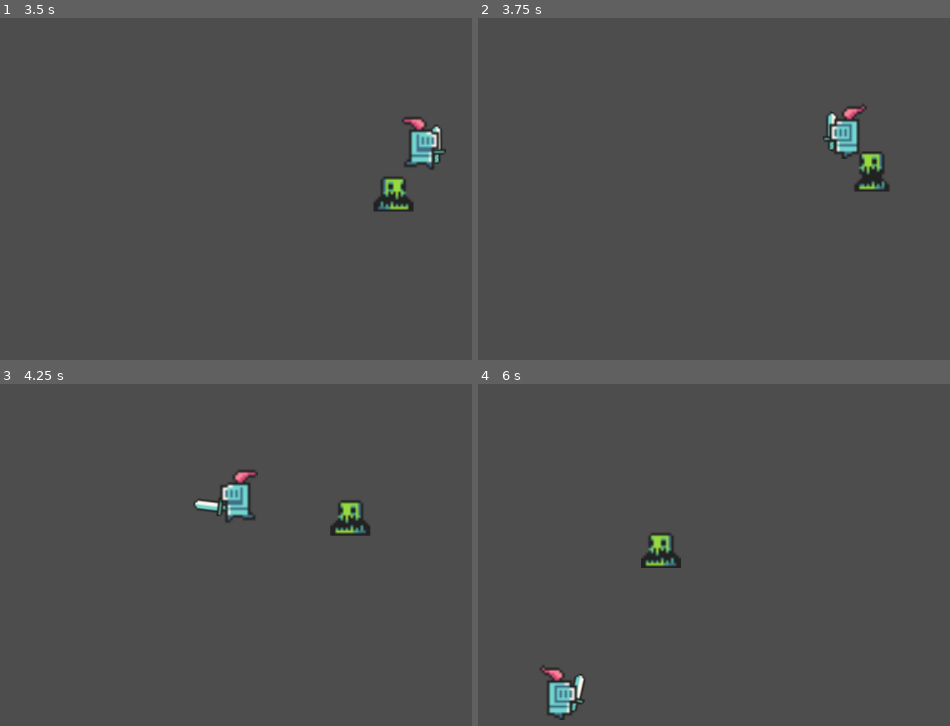
Above: before the commit, frames 1-4 (two rows, left to right).
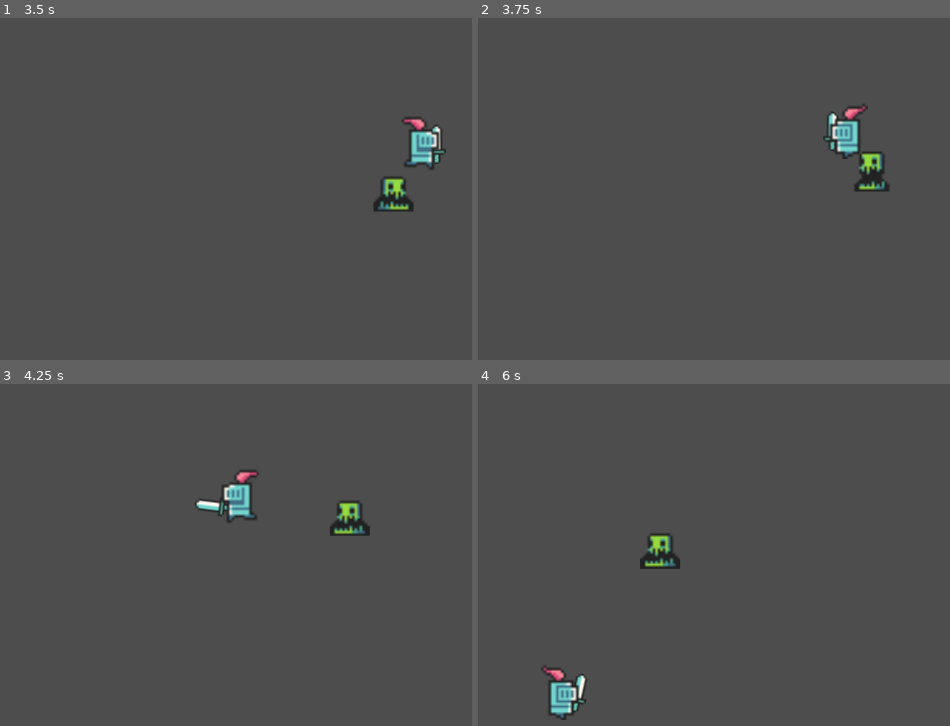
Above: after the commit, the same moments.

Repository: jonathanle03/Bear-Hack-2024-Project
Game: Godot game, scene res://main.tscn
The game is run twice, just before and just after one commit, with the same random seed, the same clock (stepped at 60 frames per second) and the same inputs.
Inputs (mouse positions are in pixels of both pictures, inside the frame that each line leads up to):
- Up to frame 1 (3.5 s): move the mouse to (outside the picture) at 0.52 s; press the mouse at (outside the picture) at 0.53 s; hold D (move_right) 0.53-1.28 s; move the mouse to (146, 171) at 1.27 s; release the mouse at (146, 171) at 1.28 s; hold S (move_down) 1.28-2.03 s; click (146, 171) at 1.35 s; move the mouse to (387, 48) at 2.02 s; press the mouse at (387, 48) at 2.03 s; hold D (move_right) 2.03-2.78 s; move the mouse to (264, 240) at 2.77 s; release the mouse at (264, 240) at 2.78 s; hold W (move_up) from 2.78 s (still down); click (264, 240) at 2.85 s
- Up to frame 2 (3.75 s): move the mouse to (outside the picture) at 3.52 s; release W (move_up) at 3.53 s; press the mouse at (outside the picture) at 3.53 s; hold A (move_left) from 3.53 s (still down)
- Up to frame 3 (4.25 s): keep holding A (move_left)
- Up to frame 4 (6 s): move the mouse to (544, 448) at 4.27 s; release the mouse at (544, 448) at 4.28 s; click (544, 448) at 4.35 s; move the mouse to (822, 513) at 5.02 s; release A (move_left) at 5.03 s; press the mouse at (822, 513) at 5.03 s; hold S (move_down) 5.03-5.78 s; move the mouse to (662, 401) at 5.77 s; release the mouse at (662, 401) at 5.78 s; hold D (move_right) from 5.78 s (still down); click (662, 401) at 5.85 s

Frame 1 is identical in both runs. In frame 2, 0.3% of the frame differs, in the area x 73-83%, y 26-41%; in frame 3, 0.7%; in frame 4, 0.8%, in the area x 13-44%, y 44-99%.

Commit message:
Add player invincibility when attacked

Diff:
--- a/enemy.tscn
+++ b/enemy.tscn
@@ -47,6 +47,7 @@
 shape = SubResource("RectangleShape2D_kg6g7")
 
 [node name="DetectionRadius" type="Area2D" parent="."]
+collision_layer = 0
 
 [node name="CollisionShape2D" type="CollisionShape2D" parent="DetectionRadius"]
 shape = SubResource("CircleShape2D_4svod")
--- a/player.gd
+++ b/player.gd
@@ -3,12 +3,15 @@
 @export var move_speed = 25000
 @export var attack_speed = 0.5
 @export var attack_cd = 1
+@export var invincibility_time = 0.5
 
 var facing_right: bool = true
 var prev_right: bool = true
+var prev_invincibility: float = 0
 
 func _ready():
 	$AnimatedSprite2D.play()
+	$Weapon/Area2D/CollisionShape2D.set_deferred("disabled", true)
 
 func _physics_process(delta):
 	var direction = Vector2.ZERO
@@ -72,8 +75,25 @@
 		else:
 			$Weapon/Area2D.rotation_degrees -= delta / (attack_cd - attack_speed) * 140
 
+	if $InvincibilityTimer.time_left > 0 and abs($InvincibilityTimer.time_left / 0.125) < prev_invincibility:
+		if $AnimatedSprite2D.self_modulate == Color(1, 1, 1, 1):
+			$AnimatedSprite2D.set_deferred("self_modulate", Color(1, 1, 1, 0.4))
+		else:
+			$AnimatedSprite2D.set_deferred("self_modulate", Color(1, 1, 1, 1))
+
 	prev_right = facing_right
+	prev_invincibility = abs($InvincibilityTimer.time_left / 0.125)
 
 
-func _on_area_2d_body_entered(body):
-	pass # Replace with function body.
+func _on_area_2d_body_entered(_body):
+	if not $InvincibilityTimer.time_left:
+		$InvincibilityTimer.wait_time = invincibility_time
+		$InvincibilityTimer.start()
+		$CollisionShape2D.set_deferred("disabled", true)
+		$EnemyCollision/CollisionShape2D.set_deferred("disabled", true)
+
+
+func _on_invincibility_timer_timeout():
+	$CollisionShape2D.set_deferred("disabled", false)
+	$EnemyCollision/CollisionShape2D.set_deferred("disabled", false)
+	$AnimatedSprite2D.set_deferred("self_modulate", Color(1, 1, 1, 1))
--- a/player.tscn
+++ b/player.tscn
@@ -60,14 +60,14 @@
 [node name="Player" type="CharacterBody2D"]
 position = Vector2(0, -4)
 scale = Vector2(2, 2)
-collision_mask = 6
+collision_mask = 4
 script = ExtResource("1_k02mk")
 
 [node name="AnimatedSprite2D" type="AnimatedSprite2D" parent="."]
 scale = Vector2(2, 2)
 sprite_frames = SubResource("SpriteFrames_dyc3l")
 animation = &"run"
-frame_progress = 0.0672733
+frame_progress = 0.749789
 
 [node name="CollisionShape2D" type="CollisionShape2D" parent="."]
 position = Vector2(0, 10)
@@ -98,12 +98,16 @@
 [node name="AttackCooldownTimer" type="Timer" parent="."]
 one_shot = true
 
-[node name="Area2D" type="Area2D" parent="."]
+[node name="EnemyCollision" type="Area2D" parent="."]
+collision_mask = 2
 
-[node name="CollisionShape2D" type="CollisionShape2D" parent="Area2D"]
+[node name="CollisionShape2D" type="CollisionShape2D" parent="EnemyCollision"]
 position = Vector2(0, 10)
 shape = SubResource("RectangleShape2D_0aoe1")
 
 [node name="InvincibilityTimer" type="Timer" parent="."]
+wait_time = 0.5
+one_shot = true
 
-[connection signal="body_entered" from="Area2D" to="." method="_on_area_2d_body_entered"]
+[connection signal="body_entered" from="EnemyCollision" to="." method="_on_area_2d_body_entered"]
+[connection signal="timeout" from="InvincibilityTimer" to="." method="_on_invincibility_timer_timeout"]
